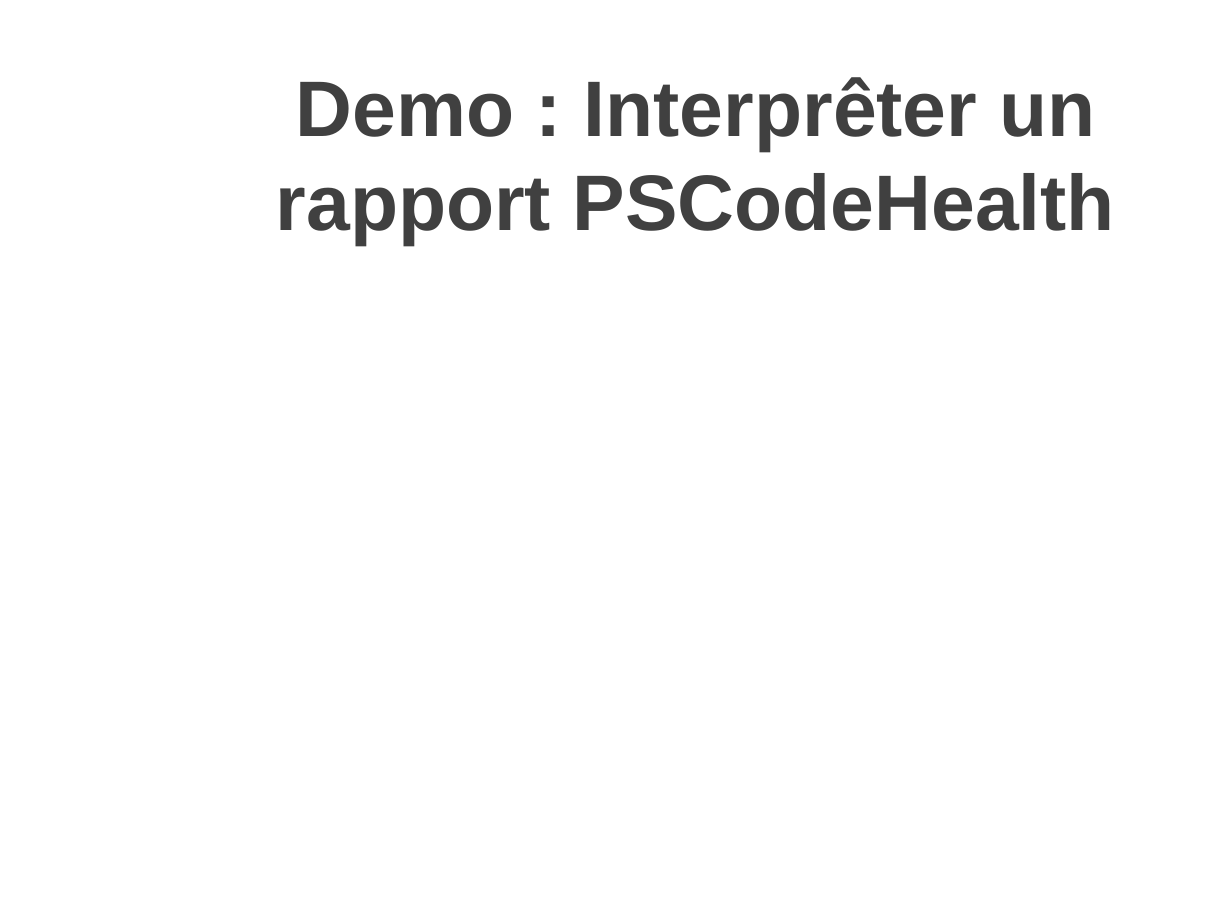
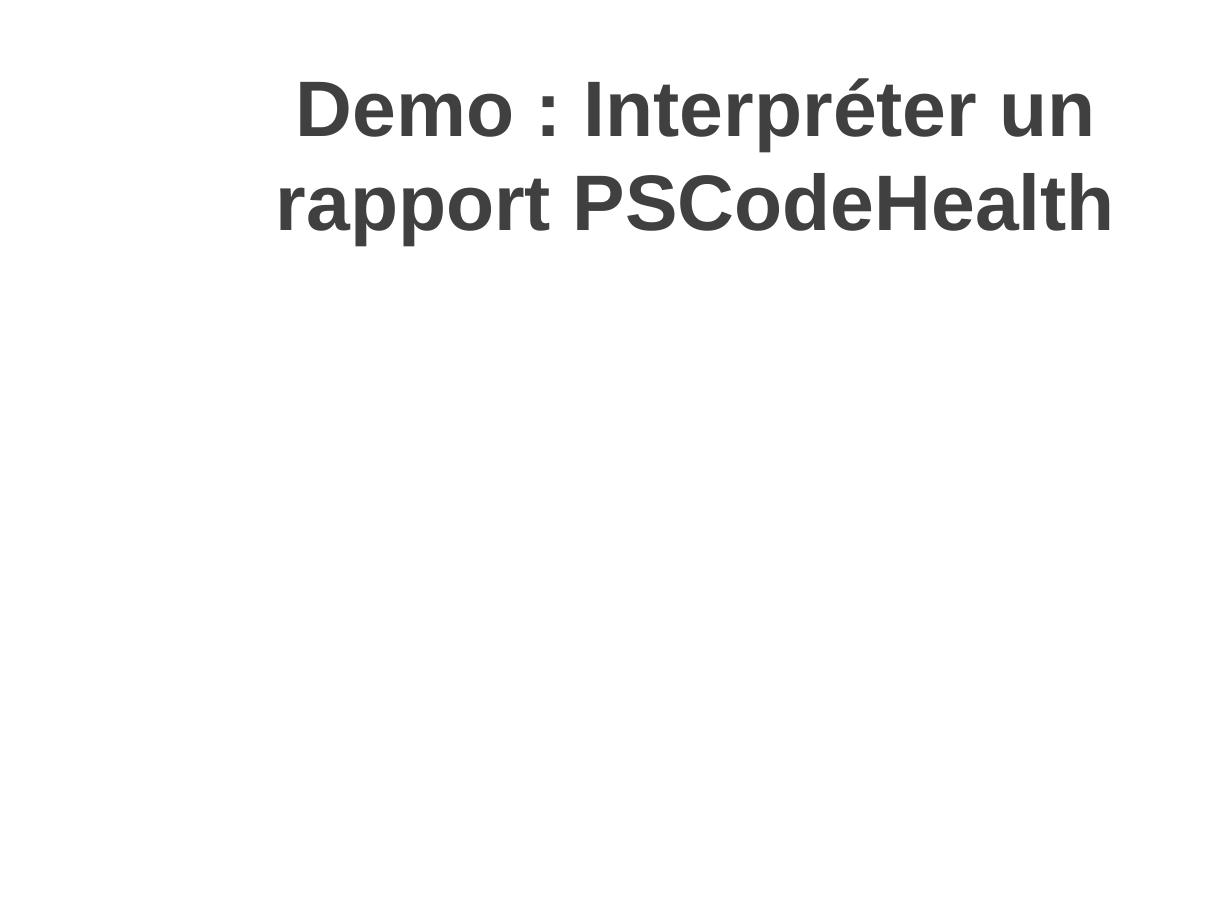
Before and after one commit to MathieuBuisson/FrPSUG-PSCodeHealth, a slide deck: slide 17 of Qualite de code et PSCodeHealth.pptx. Drawn at 1232x924 pixels with LibreOffice and Linux fonts; fonts in the diff are those of the drawing; background and template pictures are left out. Boxes give left, top, right and bottom in pixels: in the first picture for what was removed or moved away, otherwise in the second. Text is boxed around its words. In the diff, an @@ line names an element or a change of style, - is before the commit and + after.

```diff
--- a/Qualite de code et PSCodeHealth.pptx
+++ b/Qualite de code et PSCodeHealth.pptx
@@ title at box(276, 78, 1115, 245): text changed @@
-Demo : Interprêter un rapport PSCodeHealth
+Demo : Interpréter un rapport PSCodeHealth
```
Also in this commit, not shown: 2 other slides changed, 3 slides added, 4 other files.
